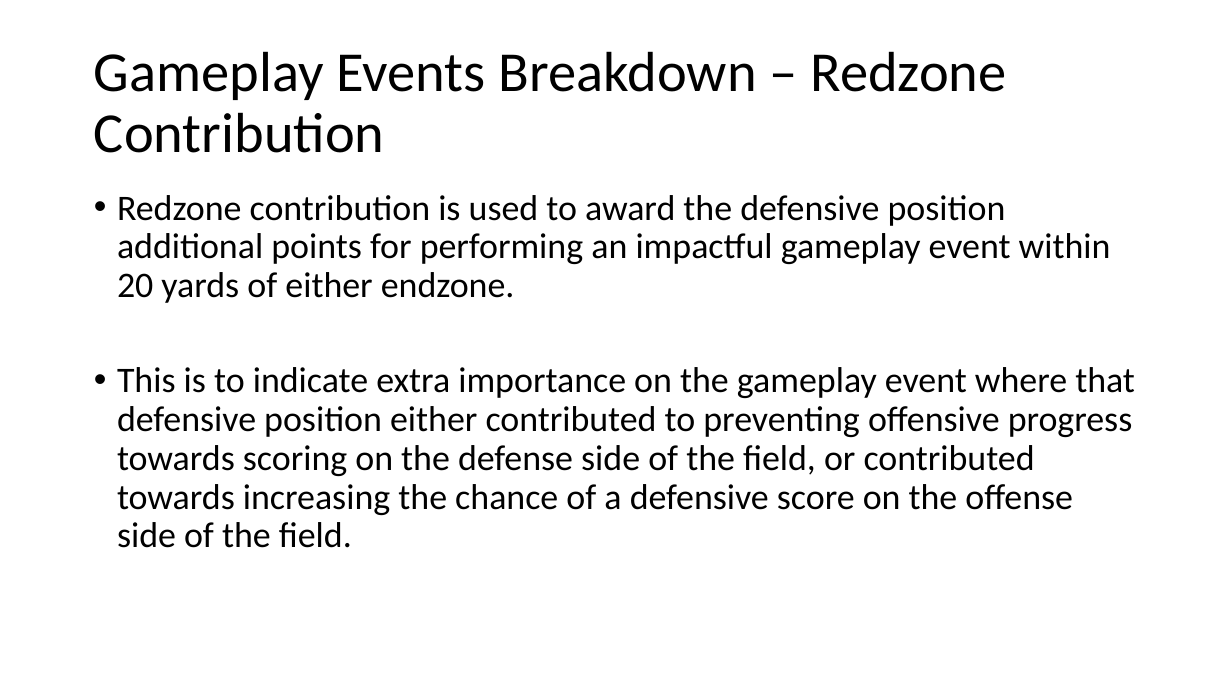
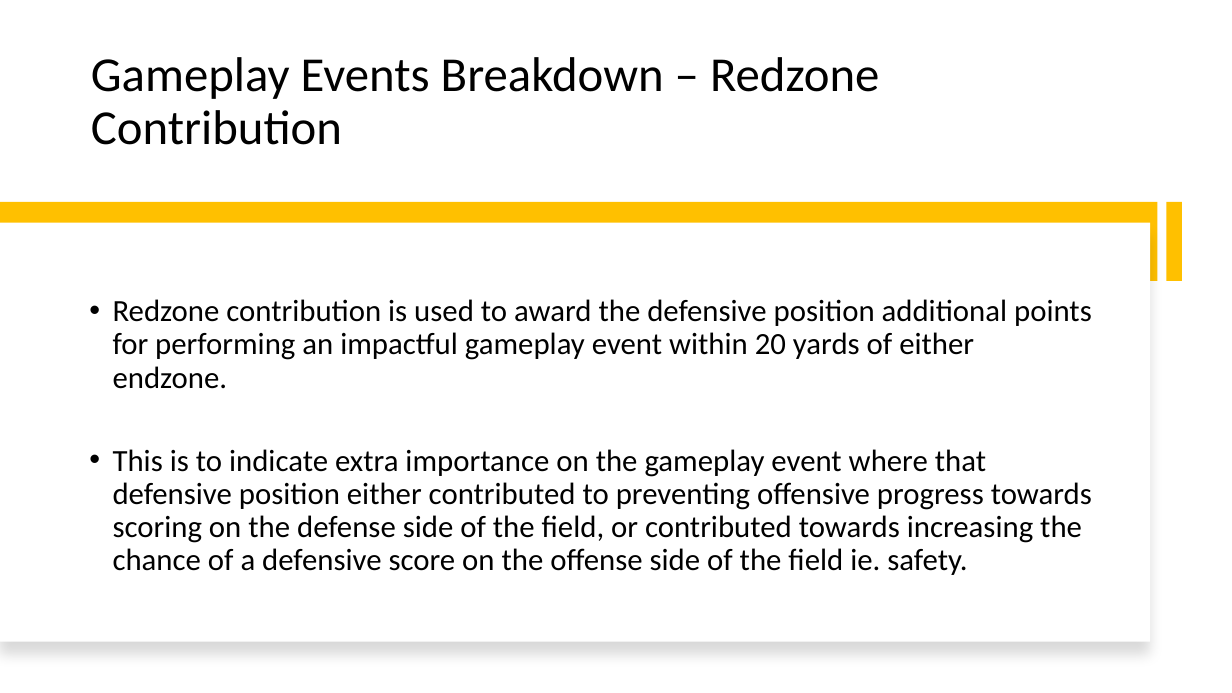
Before and after one commit to SportsInfoSolutions/AnalyticsChallenge2020, a slide deck: slide 18 of Submissions/matt.karan93@gmail.com/SportsInfoSolutions_mattkaran.pptx. Drawn at 1232x693 pixels with LibreOffice and Linux fonts; fonts in the diff are those of the drawing. Boxes give left, top, right and bottom in pixels: in the first picture for what was removed or moved away, otherwise in the second. Text is boxed around its words. In the diff, an @@ line names an element or a change of style, - is before the commit and + after.

```diff
--- a/Submissions/matt.karan93@gmail.com/SportsInfoSolutions_mattkaran.pptx
+++ b/Submissions/matt.karan93@gmail.com/SportsInfoSolutions_mattkaran.pptx
@@ title "Gameplay Events Breakdown – Redzone ..." at <box>91,57,879,145</box>: size 44 to 38 pt; vertical alignment middle to bottom @@
@@ rectangle added at <box>0,202,1158,281</box>, fill #FFC000 @@
@@ rectangle added at <box>1166,202,1182,281</box>, fill #FFC000 @@
@@ rectangle added at <box>0,223,1151,642</box>, fill #FFFFFF @@
@@ text "Redzone contribution is used to ...": place and size @@
-text "Redzone contribution is used to ..." at <box>117,195,1135,548</box>
+text "Redzone contribution is used to ..." at <box>113,299,1092,575</box>
@@ text "Redzone contribution is used to ..." at <box>113,299,1092,575</box>: vertical alignment top to middle @@
@@ text at <box>113,299,1092,389</box>: size 28 to 24 pt in "Redzone contribution is used to award the ..." @@
@@ text at <box>113,449,1092,575</box>: text changed; size 28 to 24 pt @@
-• This is to indicate extra importance on the gameplay event where that defensive position either contributed to preventing offensive progress towards scoring on the defense side of the field, or contributed towards increasing the chance of a defensive score on the offense side of the field.
+• This is to indicate extra importance on the gameplay event where that defensive position either contributed to preventing offensive progress towards scoring on the defense side of the field, or contributed towards increasing the chance of a defensive score on the offense side of the field ie. safety.
```
Also in this commit, not shown: 21 other slides changed.
